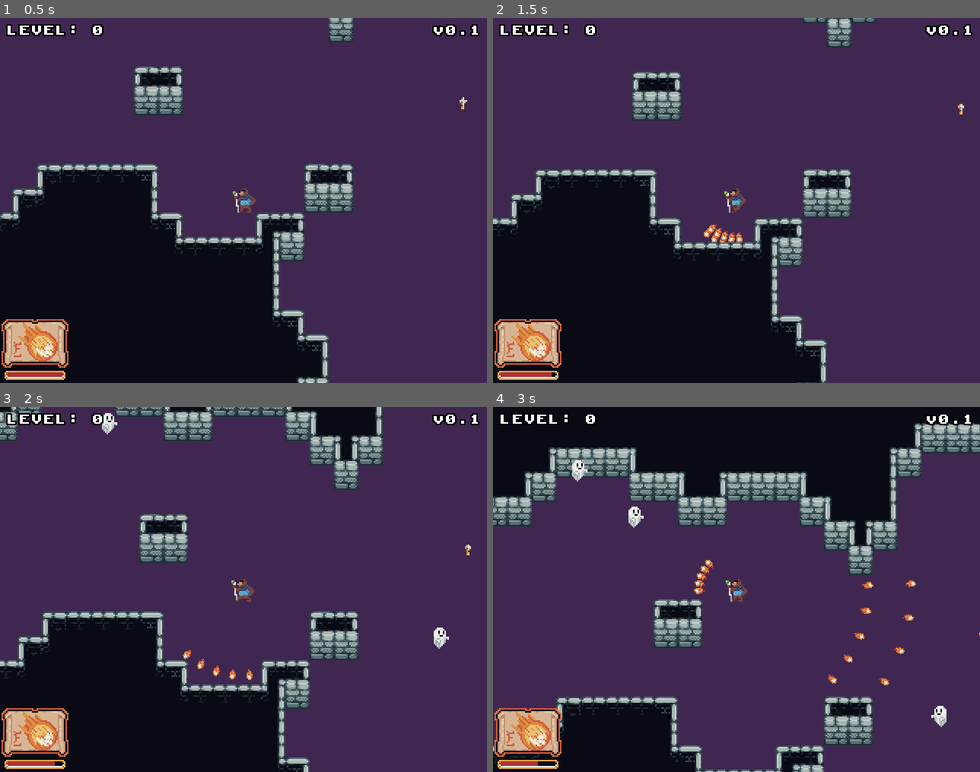
Above: before the commit, frames 1-4 (two rows, left to right).
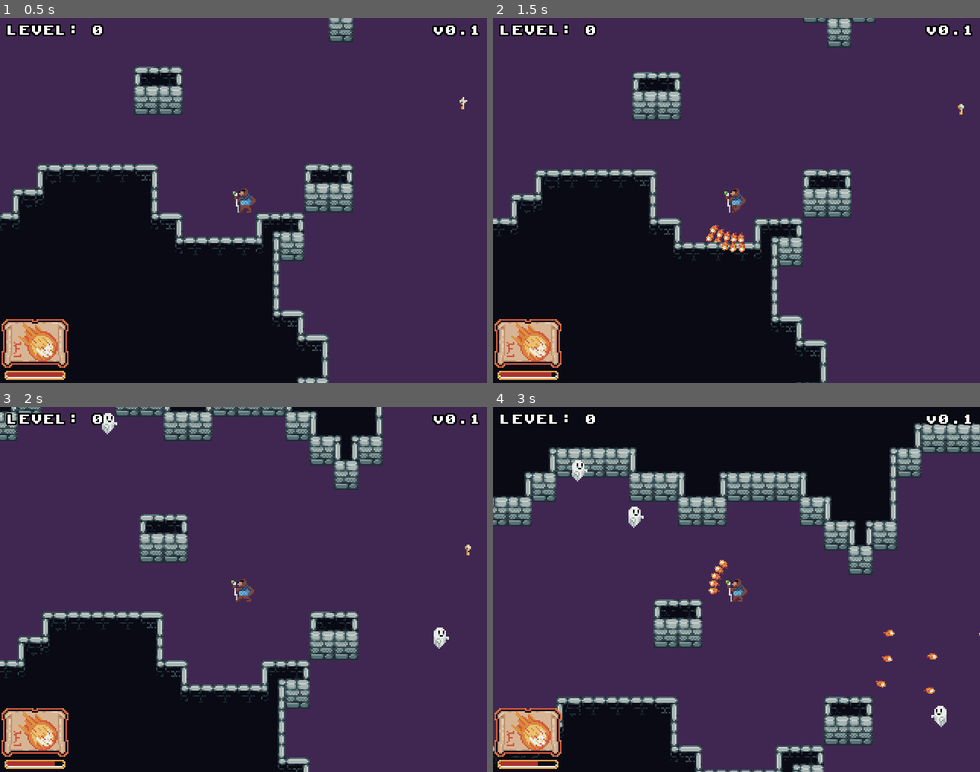
Above: after the commit, the same moments.

Repository: nikolawhallon/ExploreyDungeon
Game: Godot game, scene res://Scenes/Game.tscn
The game is run twice, just before and just after one commit, with the same random seed, the same clock (stepped at 60 frames per second) and the same inputs.
Inputs (mouse positions are in pixels of both pictures, inside the frame that each line leads up to):
- Up to frame 1 (0.5 s): no input
- Up to frame 2 (1.5 s): click (527, 342) at 0.5 s; tap Enter at 1.25 s; move the mouse to (712, 273) at 1.27 s; hold W from 1.28 s (still down); tap F at 1.35 s; click (712, 273) at 1.42 s
- Up to frame 3 (2 s): keep holding W; tap Space at 1.52 s
- Up to frame 4 (3 s): move the mouse to (882, 644) at 2.02 s; tap F at 2.1, 2.85 s; tap Space at 2.27 s; move the mouse to (590, 534) at 2.77 s; release W at 2.78 s; hold A from 2.78 s (still down)

Frame 1 is identical in both runs. In frame 2, 0.3% of the frame differs, in the area x 43-52%, y 56-65%; in frame 3, 0.1%; in frame 4, 0.7%, in the area x 41-92%, y 41-79%.

Commit message:
fireball now does not follow player; fireball power cannot go below 0

Diff:
--- a/Scenes/Level.gd
+++ b/Scenes/Level.gd
@@ -95,12 +95,17 @@
 		spawn_fireball(direction.rotated(PI / 8.0))
 		spawn_fireball(direction.rotated(-PI / 8.0))
 
-	$YSort/Player.fireball_power -= 5
+	$YSort/Player.fireball_power = clamp($YSort/Player.fireball_power - 5, 0, 100)
 	$CanvasLayer/MarginContainer/HBoxContainer/FireballSpell/FireballChargeBar.value = $YSort/Player.fireball_power
 
 func spawn_fireball(direction):
 	var fireball = load("res://Scenes/Fireball.tscn").instance()
-	$YSort/Player.add_child(fireball)
+	# note: adding fireball as a child of just $YSort does not work, and it seems mysterious
+	# https://github.com/godotengine/godot/issues/39872
+	# https://www.godotforums.org/d/23501-y-sort-and-instanced-child-nodes
+	# https://godotengine.org/qa/144986/intanced-children-of-ysort-node-do-not-sort-correctly
+	# https://godotengine.org/qa/81429/child-node-specific-node-inside-current-scene-via-gdscript
+	$YSort/Dungeon.add_child(fireball)
 	fireball.global_position = $YSort/Player.global_position + direction * fireball.speed * 4.0 * 0.016
 	fireball.direction = direction
 
